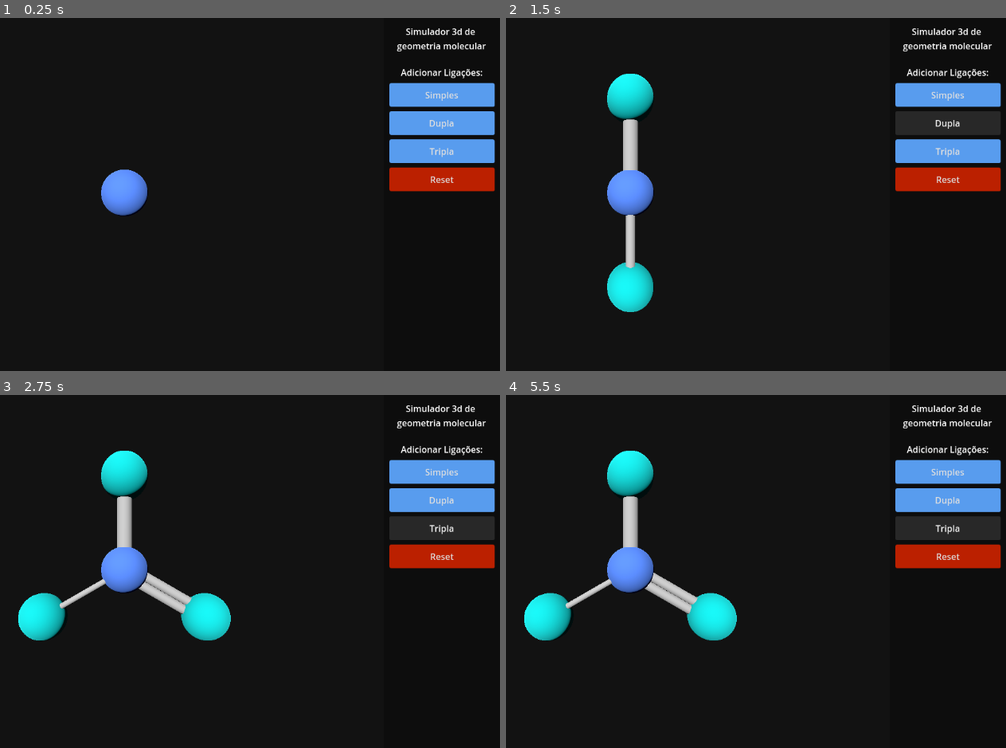
Above: before the commit, frames 1-4 (two rows, left to right).
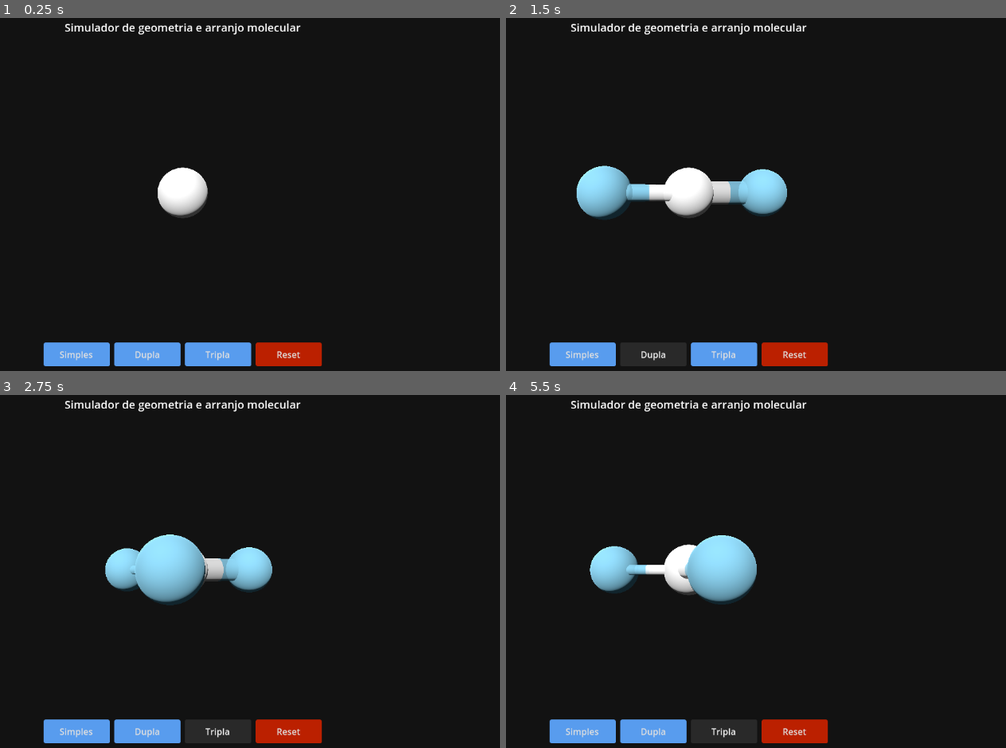
Above: after the commit, the same moments.

Repository: Leminence/molecules-forms
Game: Godot game, scene res://Main/main.tscn
Same seed, same stepped clock (60 frames per second), same inputs: the game is played once before the commit and once after it.
Inputs:
- Up to frame 1 (0.25 s): no input
- Up to frame 2 (1.5 s): click "Simples" at 0.5 s; click "Dupla" at 1.25 s
- Up to frame 3 (2.75 s): click "Tripla" at 2 s
- Up to frame 4 (5.5 s): click "Reset" at 2.75 s; click "Simples" at 3.5 s; click "Dupla" at 4.25 s; click "Tripla" at 5 s

The runs differ from the first frame. In frame 1, 13% of the frame differs, in the area x 8-100%, y 1-99%; in frame 2, 15%; in frame 3, 16%; in frame 4, 16%, in the area x 3-100%, y 1-99%.

Commit message:
gradient color for bond material

Diff:
--- a/Main/main.tscn
+++ b/Main/main.tscn
@@ -6,6 +6,10 @@
 [sub_resource type="Environment" id="Environment_yh5la"]
 background_mode = 1
 background_color = Color(0.078431375, 0.078431375, 0.078431375, 1)
+ambient_light_source = 3
+ambient_light_color = Color(0.18000486, 0.1800049, 0.18000478, 1)
+ambient_light_sky_contribution = 0.5
+reflected_light_source = 1
 adjustment_enabled = true
 adjustment_brightness = 1.1
 
@@ -21,10 +25,11 @@
 [sub_resource type="Theme" id="Theme_50cra"]
 Button/styles/normal = SubResource("StyleBoxFlat_yh5la")
 HBoxContainer/constants/separation = 0
-MarginContainer/constants/margin_bottom = 0
+Label/font_sizes/font_size = 20
+MarginContainer/constants/margin_bottom = 10
 MarginContainer/constants/margin_left = 10
 MarginContainer/constants/margin_right = 10
-MarginContainer/constants/margin_top = 20
+MarginContainer/constants/margin_top = 10
 VBoxContainer/constants/separation = 25
 
 [sub_resource type="StyleBoxFlat" id="StyleBoxFlat_2w1kt"]
@@ -37,19 +42,20 @@
 corner_radius_bottom_left = 4
 
 [node name="Main" type="Node"]
-script = ExtResource("1_yh5la")
-central_atom_color = Color(0.34618634, 0.54770494, 1, 1)
-atom_color = Color(0, 0.88007295, 0.8800729, 1)
-bond_color = Color(0.7539839, 0.75398386, 0.75398386, 1)
 
 [node name="WorldEnvironment" type="WorldEnvironment" parent="."]
 environment = SubResource("Environment_yh5la")
 
 [node name="DirectionalLight3D" type="DirectionalLight3D" parent="."]
-transform = Transform3D(0.9711343, 0.080800325, -0.22443156, 0, 0.9408808, 0.3387379, 0.23853347, -0.32896, 0.9137216, 0, 0, 0)
+transform = Transform3D(0.9711343, 0.11926673, -0.20657603, 0, 0.8660254, 0.5, 0.23853347, -0.48556715, 0.84102696, 0, 0, 0)
+directional_shadow_mode = 0
+directional_shadow_fade_start = 1.0
 
-[node name="Molecule" type="Node3D" parent="."]
-transform = Transform3D(3.0463725e-06, 0.0017453834, 0.99999845, 0.99999845, -0.001745386, 0, 0.0017453834, 0.9999969, -0.001745386, 0, 0, 0)
+[node name="MoleculeGenerator" type="Node" parent="."]
+script = ExtResource("1_yh5la")
+
+[node name="Molecule" type="Node3D" parent="MoleculeGenerator"]
+transform = Transform3D(0.99999994, 0, 0, 0, 0.99999994, 0, 0, 0, 0.99999994, 0, 0, 0)
 script = ExtResource("2_2w1kt")
 
 [node name="UI" type="CanvasLayer" parent="."]
@@ -67,20 +73,7 @@
 mouse_filter = 2
 theme = SubResource("Theme_50cra")
 
-[node name="HBoxContainer" type="HBoxContainer" parent="UI/Control"]
-layout_mode = 1
-anchors_preset = 15
-anchor_right = 1.0
-anchor_bottom = 1.0
-grow_horizontal = 2
-grow_vertical = 2
-
-[node name="Control" type="Control" parent="UI/Control/HBoxContainer"]
-layout_mode = 2
-size_flags_horizontal = 3
-mouse_filter = 2
-
-[node name="SubViewportContainer" type="SubViewportContainer" parent="UI/Control/HBoxContainer/Control"]
+[node name="3DView" type="SubViewportContainer" parent="UI/Control"]
 layout_mode = 1
 anchors_preset = 15
 anchor_right = 1.0
@@ -91,68 +84,68 @@
 size_flags_stretch_ratio = 0.0
 stretch = true
 
-[node name="SubViewport" type="SubViewport" parent="UI/Control/HBoxContainer/Control/SubViewportContainer"]
+[node name="SubViewport" type="SubViewport" parent="UI/Control/3DView"]
 handle_input_locally = false
-size = Vector2i(941, 648)
+size = Vector2i(1152, 648)
 render_target_update_mode = 4
 
-[node name="Camera3D" type="Camera3D" parent="UI/Control/HBoxContainer/Control/SubViewportContainer/SubViewport"]
-transform = Transform3D(1, 0, 0, 0, 1, 0, 0, 0, 1, 0, 0, 2.5)
+[node name="Camera3D" type="Camera3D" parent="UI/Control/3DView/SubViewport"]
+transform = Transform3D(1, 0, 0, 0, 1, 0, 0, 0, 1, 0, 0, 2.8)
+fov = 65.0
 size = 4.0
 
-[node name="ColorRect" type="ColorRect" parent="UI/Control/HBoxContainer"]
-custom_minimum_size = Vector2(211.71, 0)
-layout_mode = 2
-size_flags_horizontal = 8
-size_flags_vertical = 3
-color = Color(0.051970966, 0.05197096, 0.05197095, 1)
+[node name="Title" type="Label" parent="UI/Control"]
+layout_mode = 1
+anchors_preset = 5
+anchor_left = 0.5
+anchor_right = 0.5
+offset_left = -214.0
+offset_top = 10.0
+offset_right = 214.0
+offset_bottom = 38.0
+grow_horizontal = 2
+text = "Simulador de geometria e arranjo molecular"
+horizontal_alignment = 1
+vertical_alignment = 1
 
-[node name="MarginContainer" type="MarginContainer" parent="UI/Control/HBoxContainer/ColorRect"]
+[node name="Buttons" type="MarginContainer" parent="UI/Control"]
 layout_mode = 1
-anchors_preset = 15
+anchors_preset = 12
+anchor_top = 1.0
 anchor_right = 1.0
 anchor_bottom = 1.0
+offset_top = -63.0
 grow_horizontal = 2
-grow_vertical = 2
+grow_vertical = 0
 
-[node name="VBoxContainer" type="VBoxContainer" parent="UI/Control/HBoxContainer/ColorRect/MarginContainer"]
+[node name="HorizontalBox" type="HBoxContainer" parent="UI/Control/Buttons"]
 layout_mode = 2
+size_flags_vertical = 8
+theme_override_constants/separation = 8
+alignment = 1
 
-[node name="Title" type="Label" parent="UI/Control/HBoxContainer/ColorRect/MarginContainer/VBoxContainer"]
-layout_mode = 2
-size_flags_vertical = 0
-text = "Simulador 3d de
-geometria molecular"
-horizontal_alignment = 1
-
-[node name="VBoxContainer" type="VBoxContainer" parent="UI/Control/HBoxContainer/ColorRect/MarginContainer/VBoxContainer"]
-layout_mode = 2
-theme_override_constants/separation = 8
-
-[node name="Label" type="Label" parent="UI/Control/HBoxContainer/ColorRect/MarginContainer/VBoxContainer/VBoxContainer"]
-layout_mode = 2
-size_flags_vertical = 0
-text = "Adicionar Ligações:"
-horizontal_alignment = 1
-
-[node name="SimpleButton" type="Button" parent="UI/Control/HBoxContainer/ColorRect/MarginContainer/VBoxContainer/VBoxContainer"]
+[node name="SimpleButton" type="Button" parent="UI/Control/Buttons/HorizontalBox"]
+custom_minimum_size = Vector2(120, 0)
 layout_mode = 2
 text = "Simples"
 
-[node name="DualButton" type="Button" parent="UI/Control/HBoxContainer/ColorRect/MarginContainer/VBoxContainer/VBoxContainer"]
+[node name="DualButton" type="Button" parent="UI/Control/Buttons/HorizontalBox"]
+custom_minimum_size = Vector2(120, 0)
 layout_mode = 2
 text = "Dupla"
 
-[node name="TripleButton" type="Button" parent="UI/Control/HBoxContainer/ColorRect/MarginContainer/VBoxContainer/VBoxContainer"]
+[node name="TripleButton" type="Button" parent="UI/Control/Buttons/HorizontalBox"]
+custom_minimum_size = Vector2(120, 0)
 layout_mode = 2
 text = "Tripla"
 
-[node name="ResetButton" type="Button" parent="UI/Control/HBoxContainer/ColorRect/MarginContainer/VBoxContainer/VBoxContainer"]
+[node name="ResetButton" type="Button" parent="UI/Control/Buttons/HorizontalBox"]
+custom_minimum_size = Vector2(120, 0)
 layout_mode = 2
 theme_override_styles/normal = SubResource("StyleBoxFlat_2w1kt")
 text = "Reset"
 
-[connection signal="pressed" from="UI/Control/HBoxContainer/ColorRect/MarginContainer/VBoxContainer/VBoxContainer/SimpleButton" to="." method="_on_new_atom_pressed" binds= [1]]
-[connection signal="pressed" from="UI/Control/HBoxContainer/ColorRect/MarginContainer/VBoxContainer/VBoxContainer/DualButton" to="." method="_on_new_atom_pressed" binds= [2]]
-[connection signal="pressed" from="UI/Control/HBoxContainer/ColorRect/MarginContainer/VBoxContainer/VBoxContainer/TripleButton" to="." method="_on_new_atom_pressed" binds= [3]]
-[connection signal="pressed" from="UI/Control/HBoxContainer/ColorRect/MarginContainer/VBoxContainer/VBoxContainer/ResetButton" to="." method="_on_reset_button_pressed"]
+[connection signal="pressed" from="UI/Control/Buttons/HorizontalBox/SimpleButton" to="MoleculeGenerator" method="_on_new_atom_pressed" binds= [1]]
+[connection signal="pressed" from="UI/Control/Buttons/HorizontalBox/DualButton" to="MoleculeGenerator" method="_on_new_atom_pressed" binds= [2]]
+[connection signal="pressed" from="UI/Control/Buttons/HorizontalBox/TripleButton" to="MoleculeGenerator" method="_on_new_atom_pressed" binds= [3]]
+[connection signal="pressed" from="UI/Control/Buttons/HorizontalBox/ResetButton" to="MoleculeGenerator" method="_on_reset_button_pressed"]
--- a/Main/molecule.gd
+++ b/Main/molecule.gd
@@ -16,3 +16,8 @@
 		rotate_x(rel.y * rotation_speed)
 		# Limita a rotação no eixo X para não ficar de cabeça pra baixo
 		rotation_degrees.x = clamp(rotation_degrees.x, clamp_x_deg.x, clamp_x_deg.y)
+
+
+func _physics_process(delta: float) -> void:
+	if not rotating:
+		rotate_y(rotation_speed * delta * 15)
--- a/Main/molecule_generator.gd
+++ b/Main/molecule_generator.gd
@@ -2,9 +2,8 @@
 
 @onready var molecule = $Molecule
 
-@export var central_atom_color: Color = Color.BLUE
-@export var atom_color: Color = Color.CYAN
-@export var bond_color: Color = Color.WHITE
+@export var central_atom_color: Color = Color.WHITE
+@export var atom_color: Color = Color.SKY_BLUE
 
 var central_atom: MeshInstance3D
 var atoms: Array = []
@@ -27,9 +26,23 @@
 	atom_material.albedo_color = atom_color
 
 	bond_material = StandardMaterial3D.new()
-	bond_material.albedo_color = bond_color
+	bond_material = StandardMaterial3D.new()
+
+	var gradient = Gradient.new()
+	gradient.interpolation_mode = Gradient.GRADIENT_INTERPOLATE_CONSTANT
+	gradient.add_point(0.0, central_atom_color)
+	gradient.add_point(0.25, atom_color)
+
+	var grad_tex = GradientTexture2D.new()
+	grad_tex.fill_from = Vector2.ZERO
+	grad_tex.fill_to = Vector2i(0.0, 1.0)
+	grad_tex.width = 1
+	grad_tex.gradient = gradient
+
+	bond_material.texture_filter = BaseMaterial3D.TEXTURE_FILTER_NEAREST
+	bond_material.albedo_texture = grad_tex
 	bond_material.transparency = BaseMaterial3D.TRANSPARENCY_ALPHA
-	bond_material.albedo_color.a = 1
+	bond_material.albedo_color.a = 0.8
 
 
 func create_atom(material: StandardMaterial3D) -> MeshInstance3D:
@@ -62,13 +75,13 @@
 
 	match amount:
 		1:
+			radius = 0.12
+		2:
 			radius = 0.08
-		2:
+		3:
 			radius = 0.05
-		3:
-			radius = 0.03
-
-	offset_distance = radius * 2 # Distância entre as duas ligações
+
+	offset_distance = radius * 2.0 # Distância entre as duas ligações
 
 	# Cria o número de cilindros necessários
 	for i in range(amount):
@@ -132,7 +145,7 @@
 
 func get_geometry_positions(num_atoms: int) -> Array:
 	var positions = []
-	var radius = 1.0  # Distância do átomo central
+	var radius = 0.8  # Distância do átomo central
 
 	match num_atoms:
 		1:
